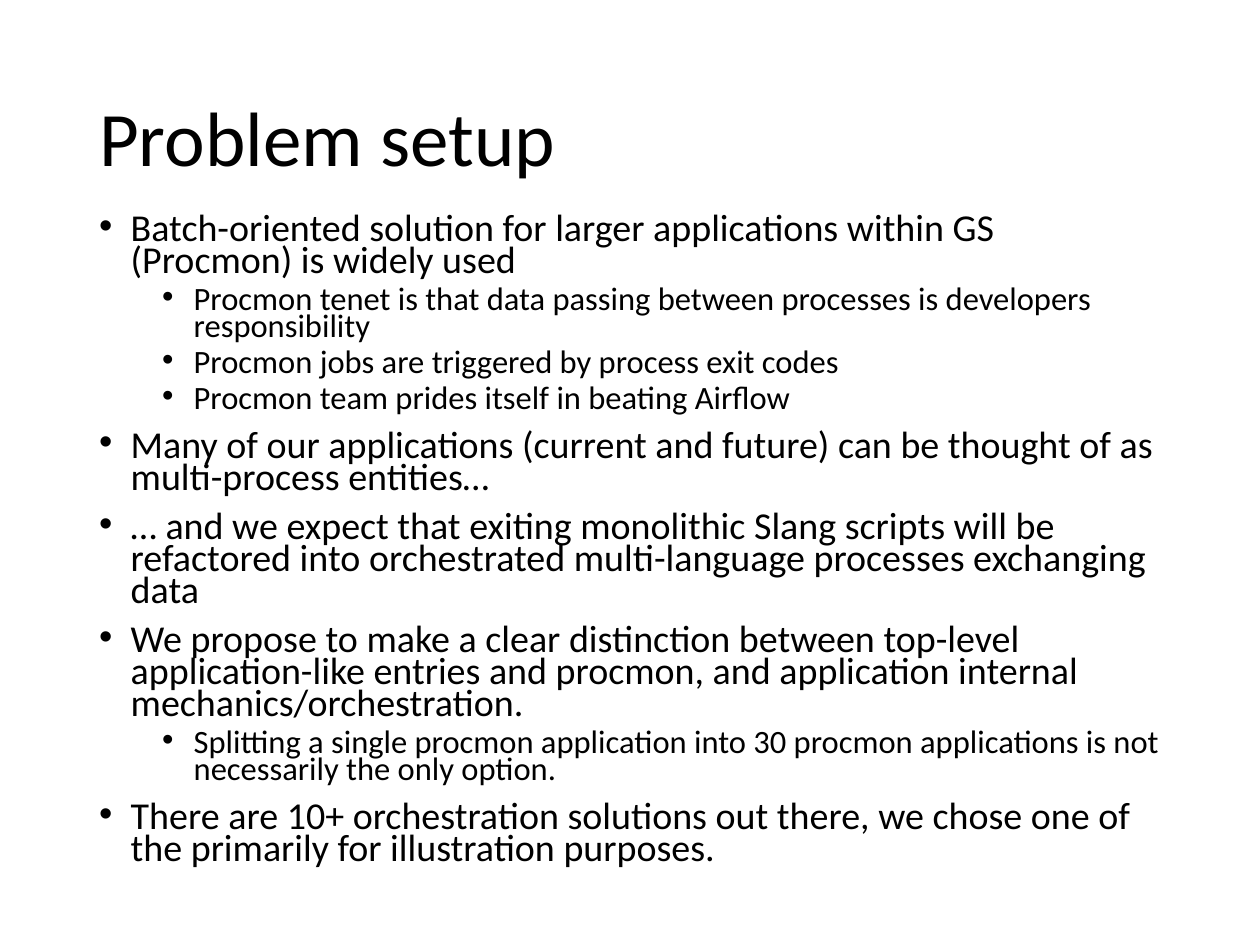
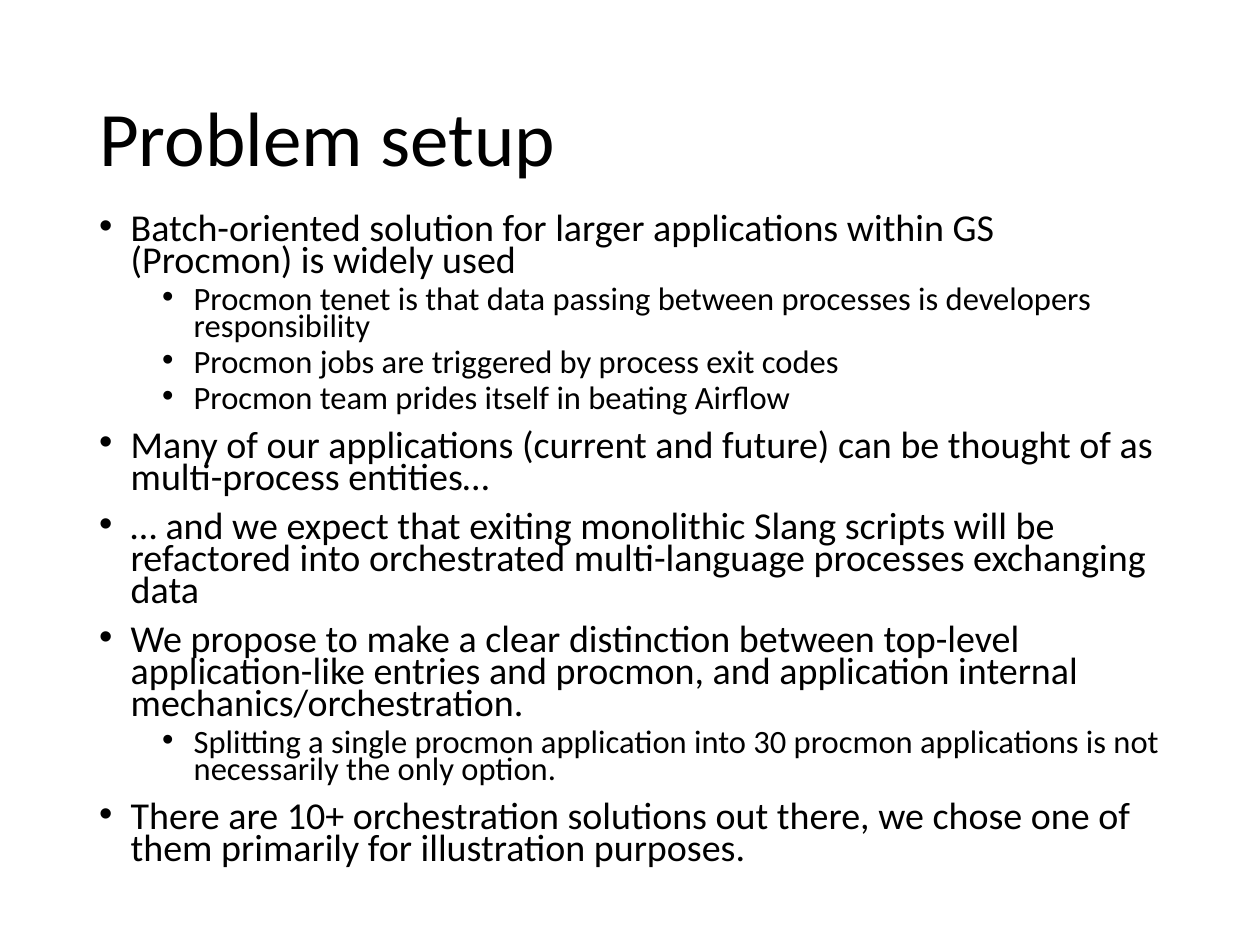
Before and after one commit to zconsult/am_temporal, a slide deck: slide 2 of Temporal.pptx. Drawn at 1260x945 pixels with LibreOffice and Linux fonts; fonts in the diff are those of the drawing. Boxes give left, top, right and bottom in pixels: in the first picture for what was removed or moved away, otherwise in the second. Text is boxed around its words. In the diff, an @@ line names an element or a change of style, - is before the commit and + after.

```diff
--- a/Temporal.pptx
+++ b/Temporal.pptx
@@ text at (131, 802, 1130, 867): text changed @@
-• There are 10+ orchestration solutions out there, we chose one of the primarily for illustration purposes.
+• There are 10+ orchestration solutions out there, we chose one of them primarily for illustration purposes.
```
Also in this commit, not shown: 7 other slides changed, 6 slides added, 1 slide removed.
